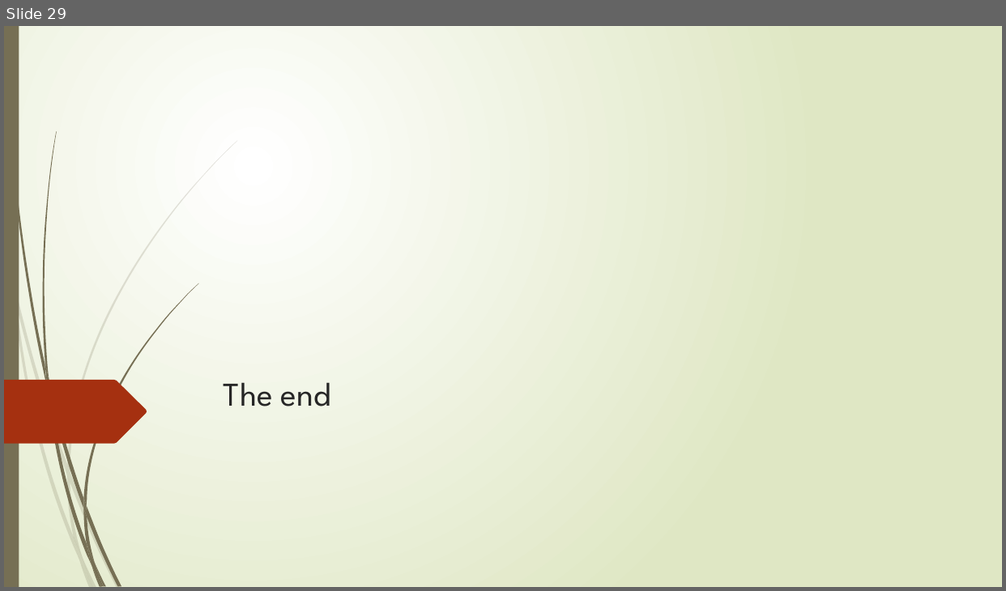
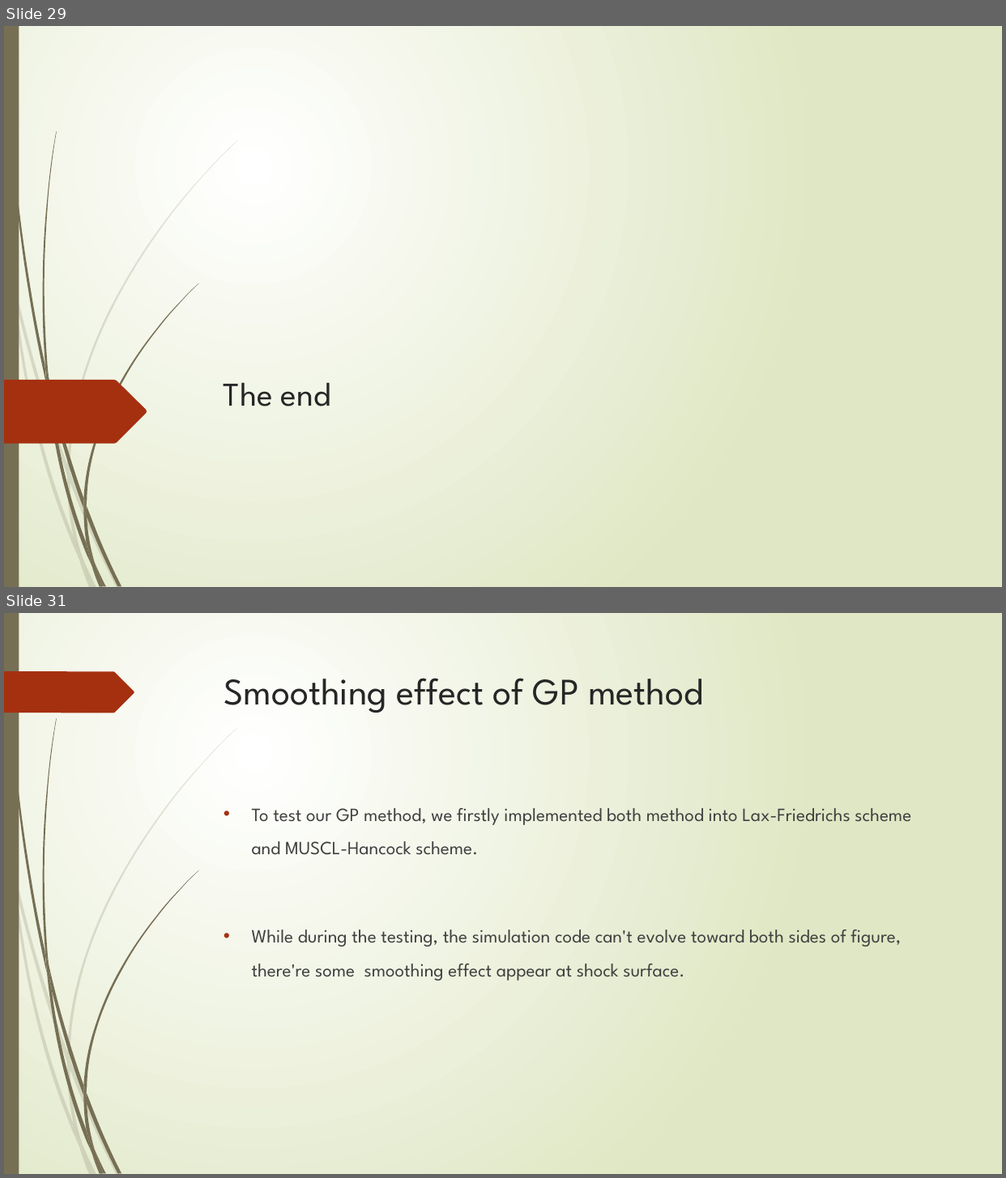
Before and after one commit to TsunSungKuo/ComputAstroPhys_GroupReport, a slide deck: ca_team_project.pptx. Shown one above the other, each under a label of ours: slide 29 before the commit, slides 29 and 31 after it; the slides between them are not shown. The pictures are 1006x591 and 1006x1178 pixels, drawn with LibreOffice and Linux fonts; fonts in the diff are those of the drawing. Boxes give left, top, right and bottom in pixels: in the first picture for what was removed or moved away, otherwise in the second. Text is boxed around its words. In the diff, an @@ line names an element or a change of style, - is before the commit and + after.

```diff
--- a/ca_team_project.pptx
+++ b/ca_team_project.pptx
@@ slide 31 added at bbox=[4, 613, 1002, 1174], background gradient #FFFFFF to #DFE8C4; not listed: 23 template elements that a slide beside it also shows @@
@@ freeform shape added at bbox=[4, 671, 134, 713], fill #A53010 @@
@@ title added at bbox=[224, 678, 703, 713], 36 pt, text #262626 @@
+Smoothing effect of GP method
@@ text added at bbox=[252, 808, 911, 981], 18 pt, text #404040 @@
+• To test our GP method, we firstly implemented both method into Lax-Friedrichs scheme and MUSCL-Hancock scheme.
+• While during the testing, the simulation code can't evolve toward both sides of figure, there're some smoothing effect appear at shock surface.
```
Also in this commit, not shown: 1 slide changed, 4 other slides added, 1 slide removed.
